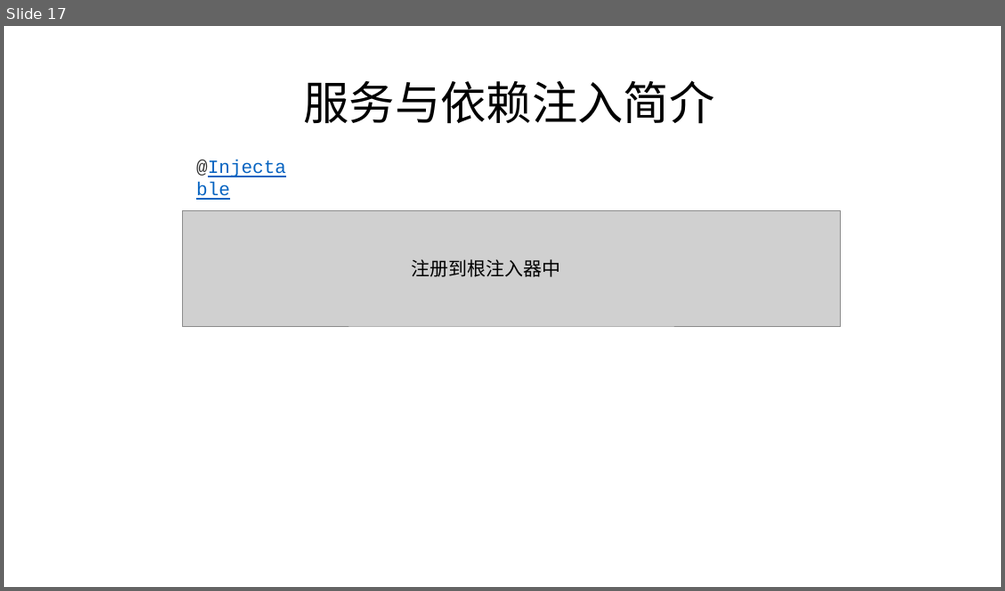
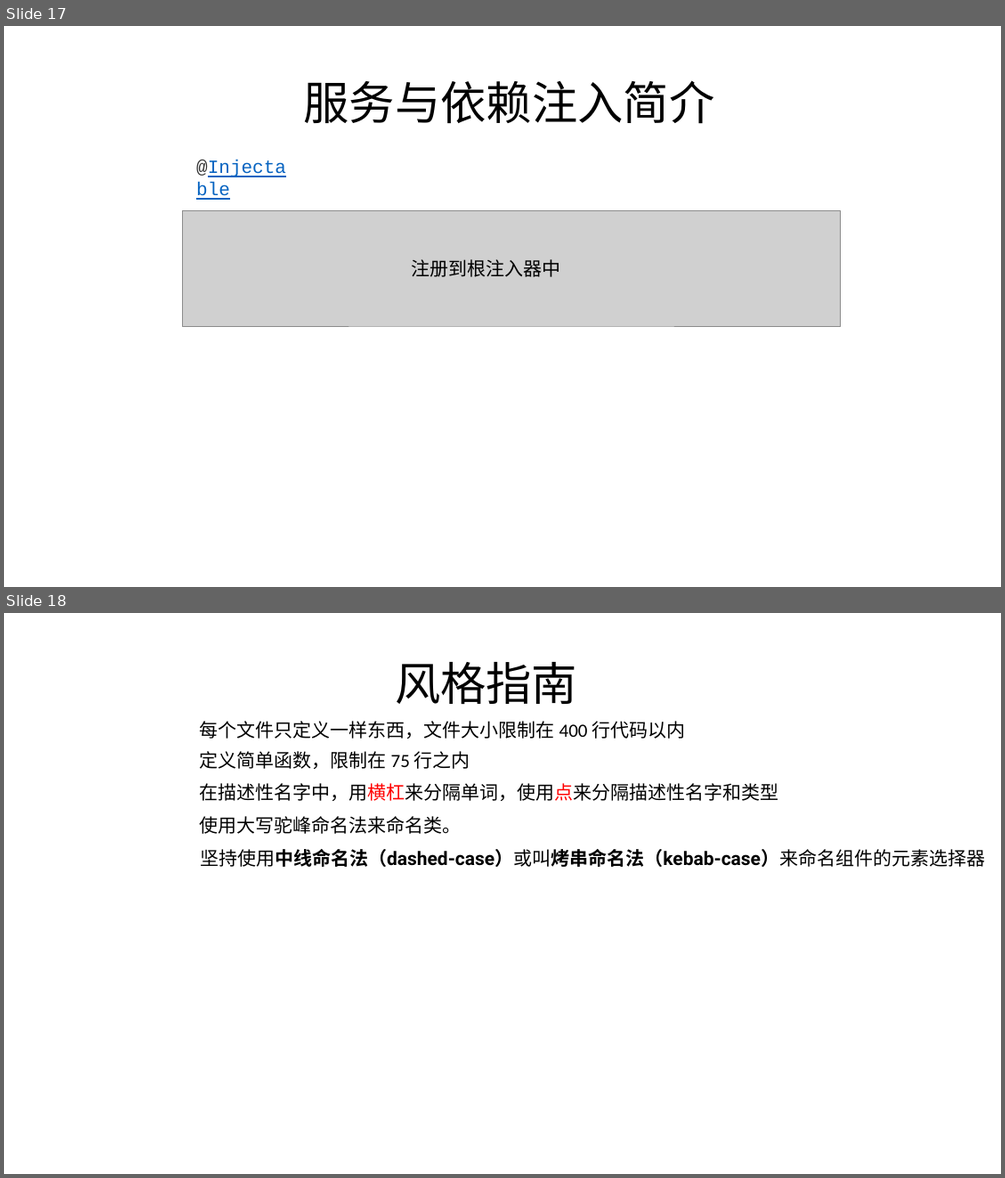
Before and after one commit to FredJiangFei/AngularDemo, a slide deck: Documents/angular.pptx. Shown one above the other, each under a label of ours: slide 17 before the commit, slides 17 and 18 after it. The pictures are 1005x591 and 1005x1178 pixels, drawn with LibreOffice and Linux fonts; fonts in the diff are those of the drawing; grey boxes stand for pictures. Boxes give left, top, right and bottom in pixels: in the first picture for what was removed or moved away, otherwise in the second. Text is boxed around its words. In the diff, an @@ line names an element or a change of style, - is before the commit and + after.

```diff
--- a/Documents/angular.pptx
+++ b/Documents/angular.pptx
@@ slide 18 added at [4, 613, 1001, 1174], background #FFFFFF @@
@@ text added at [395, 662, 577, 704], 44 pt, text #000000 @@
+风格指南
@@ text added at [200, 721, 685, 738], 18 pt, text #000000 @@
+每个文件只定义一样东西，文件大小限制在 400 行代码以内
@@ text added at [200, 751, 470, 769], 18 pt, text #000000 @@
+定义简单函数，限制在 75 行之内
@@ text added at [200, 783, 779, 801], 18 pt, text #000000 @@
+在描述性名字中，用横杠来分隔单词，使用点来分隔描述性名字和类型
@@ text added at [200, 816, 461, 834], 18 pt, text #000000 @@
+使用大写驼峰命名法来命名类。
@@ text added at [200, 849, 985, 867], 18 pt, text #000000, bold @@
+坚持使用中线命名法（dashed-case）或叫烤串命名法（kebab-case）来命名组件的元素选择器
```
Also in this commit, not shown: 1 slide changed.
